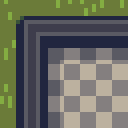
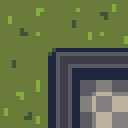
Layered file, before and after one edit (128×128). Changes by layer:
painted on "herbe" over [0, 0, 128, 128]
painted on "Arrière-plan" over [16, 16, 128, 128]
